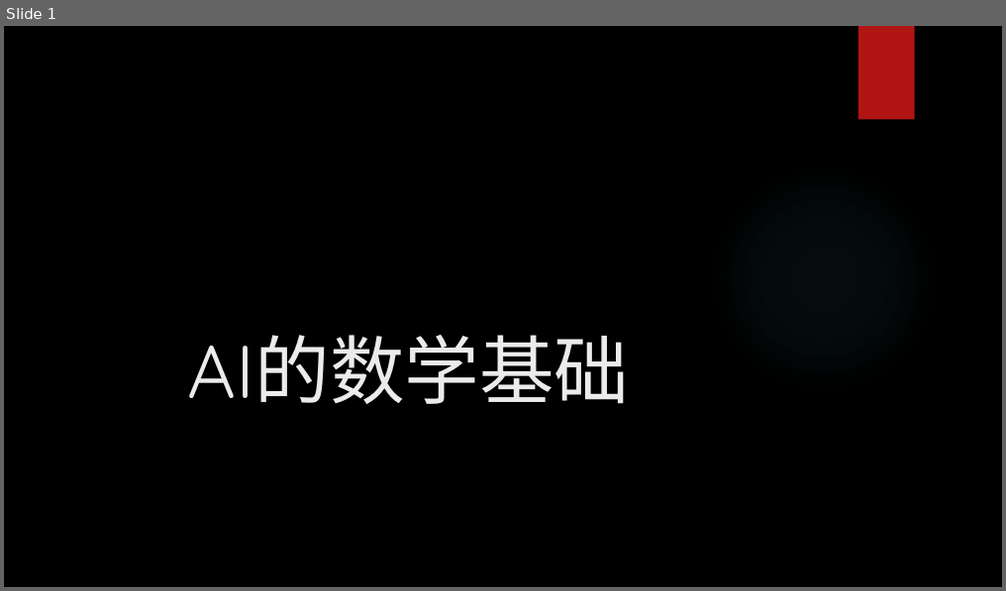
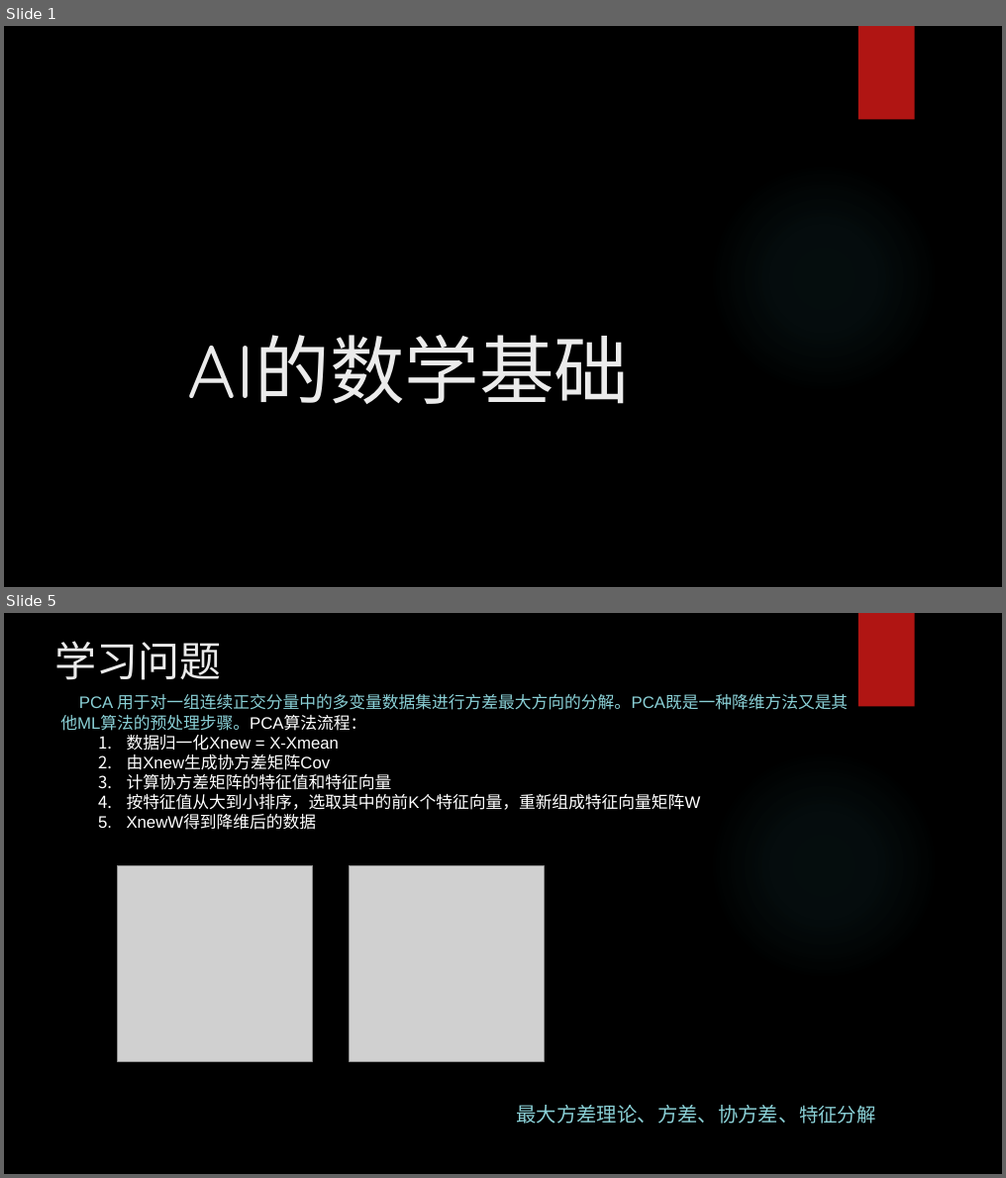
Before and after one commit to yejinlei/about-ml, a slide deck: AI的数学基础.pptx. Shown one above the other, each under a label of ours: slide 1 before the commit, slides 1 and 5 after it; the slides between them are not shown. The pictures are 1006x591 and 1006x1178 pixels, drawn with LibreOffice and Linux fonts; fonts in the diff are those of the drawing; grey boxes stand for pictures; background and template pictures are left out. Boxes give left, top, right and bottom in pixels: in the first picture for what was removed or moved away, otherwise in the second. Text is boxed around its words. In the diff, an @@ line names an element or a change of style, - is before the commit and + after.

Commit message:
深度学习

```diff
--- a/AI的数学基础.pptx
+++ b/AI的数学基础.pptx
@@ slide 5 added at [4,613,1002,1174], background picture (left out); not listed: 2 template elements that a slide beside it also shows @@
@@ title added at [54,641,221,680], 40 pt, text #EBEBEB @@
+学习问题
@@ text added at [60,694,847,830], 16 pt, text #FFFFFF @@
+PCA 用于对一组连续正交分量中的多变量数据集进行方差最大方向的分解。PCA既是一种降维方法又是其他ML算法的预处理步骤。PCA算法流程：
+  1. 数据归一化Xnew = X-Xmean
+  2. 由Xnew生成协方差矩阵Cov
+  3. 计算协方差矩阵的特征值和特征向量
+  4. 按特征值从大到小排序，选取其中的前K个特征向量，重新组成特征向量矩阵W
+  5. XnewW得到降维后的数据
@@ picture added at [117,865,313,1061] @@
@@ picture added at [350,865,544,1061] @@
@@ text added at [516,1105,875,1124], 19.4 pt, text #8AD0D6 @@
+最大方差理论、方差、协方差、特征分解
```
Also in this commit, not shown: 4 slides changed, 17 other slides added, 9 slides removed, 18 other files.
